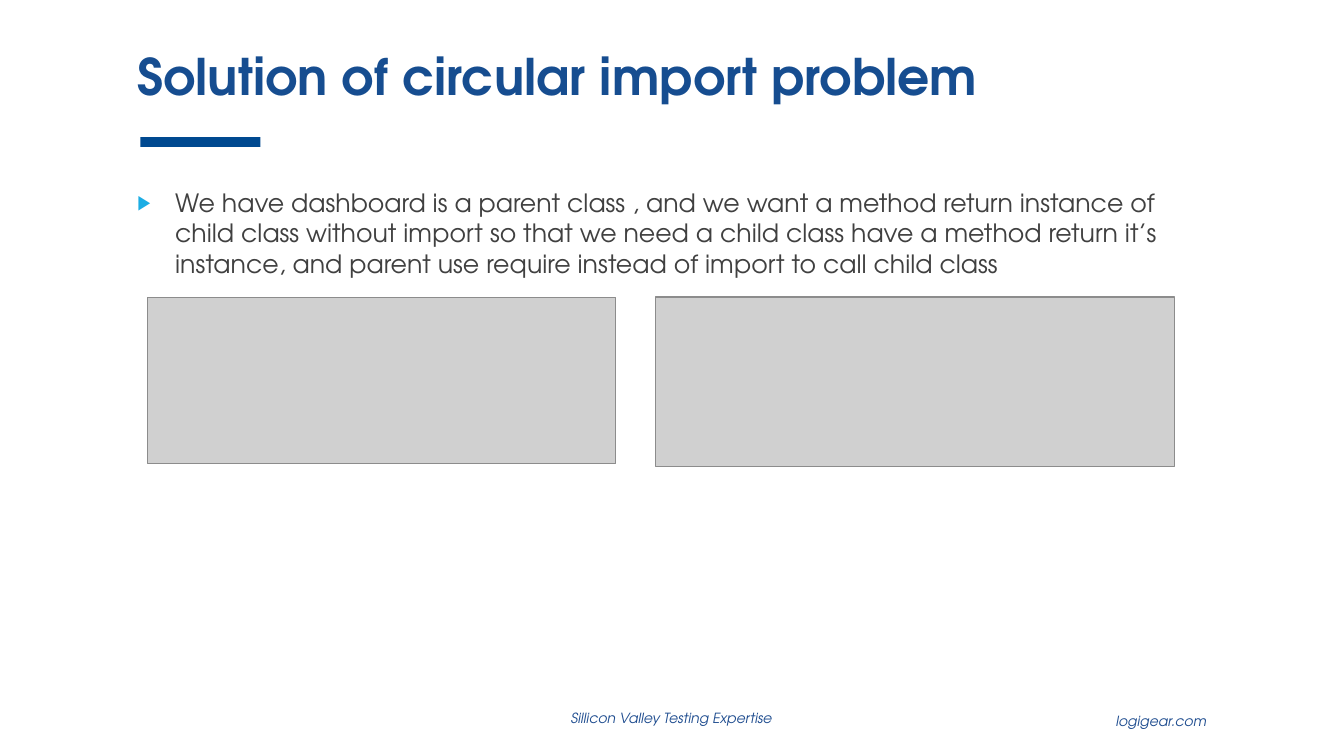
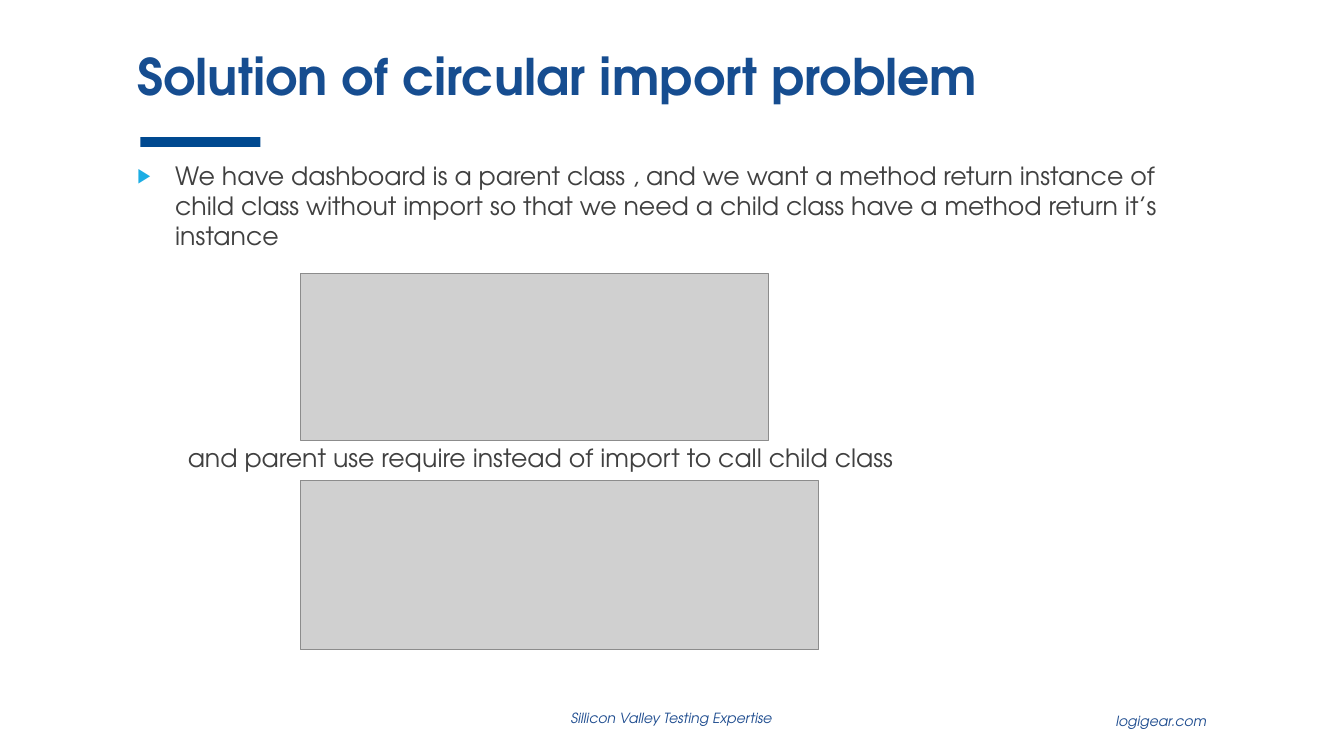
Before and after one commit to thewalldao/ICT_PROTRACTOR, a slide deck: slide 12 of Document/Study_document/inContact.pptx. Drawn at 1344x756 pixels with LibreOffice and Linux fonts; fonts in the diff are those of the drawing; grey boxes stand for pictures; background and template pictures are left out. Boxes give left, top, right and bottom in pixels: in the first picture for what was removed or moved away, otherwise in the second. Text is boxed around its words. In the diff, an @@ line names an element or a change of style, - is before the commit and + after.

```diff
--- a/Document/Study_document/inContact.pptx
+++ b/Document/Study_document/inContact.pptx
@@ text at [175,166,1156,472]: text changed @@
-▶ We have dashboard is a parent class , and we want a method return instance of child class without import so that we need a child class have a method return it’s instance, and parent use require instead of import to call child class
+▶ We have dashboard is a parent class , and we want a method return instance of child class without import so that we need a child class have a method return it’s instance
+and parent use require instead of import to call child class
@@ picture: place and size @@
-picture at [148,297,617,465]
+picture at [300,273,769,441]
@@ picture: place and size @@
-picture at [656,297,1176,467]
+picture at [300,481,820,650]
```
Also in this commit, not shown: 2 other slides changed, 4 slides added, 2 other files.
